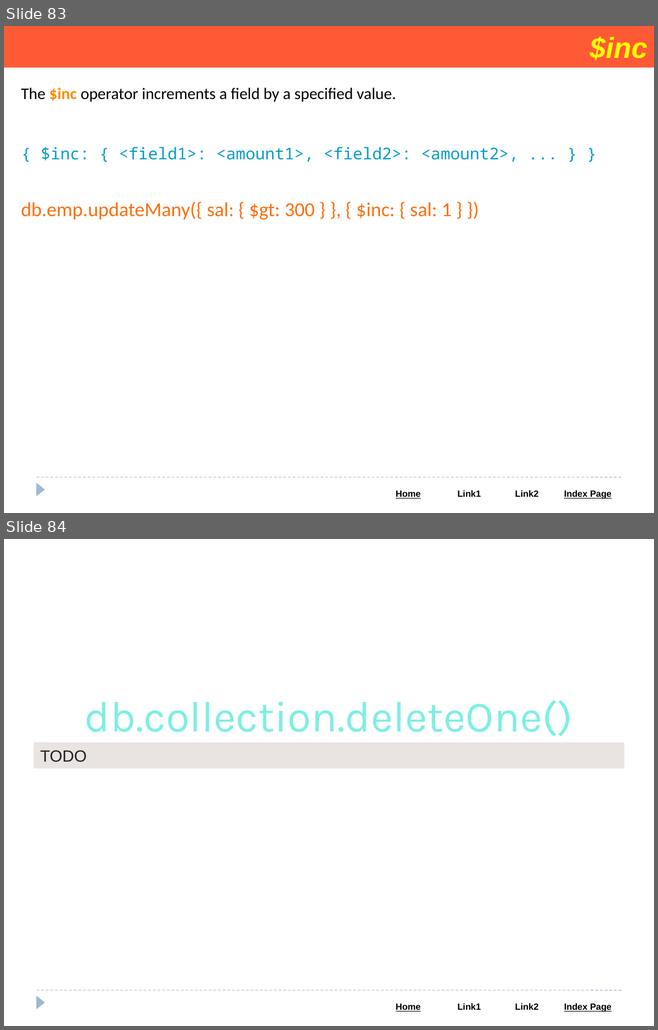
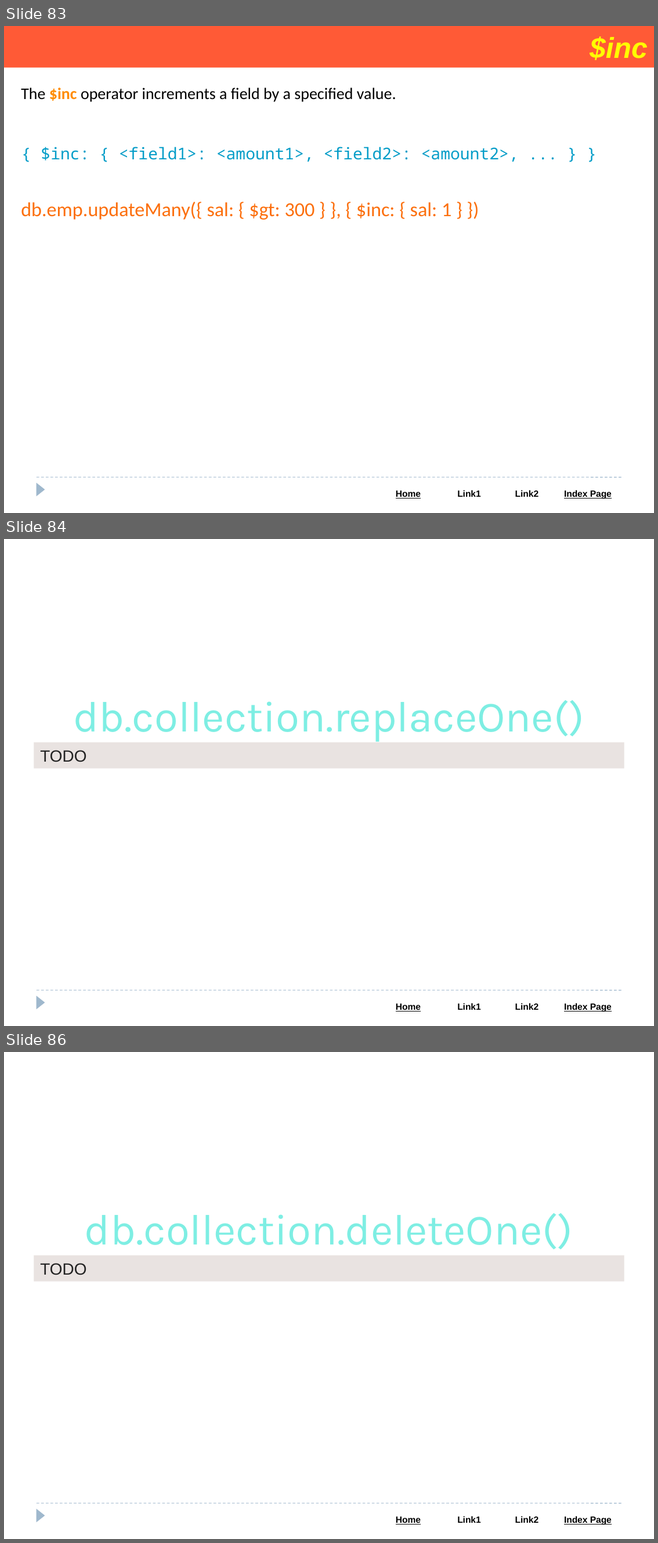
Before and after one commit to Saleel-Bagde/PPT-s, a slide deck: MongoDB PPT.pptx. Shown one above the other, each under a label of ours: slides 83 and 84 before the commit, slides 83, 84 and 86 after it; the slides between them are not shown. The pictures are 658x1030 and 658x1543 pixels, drawn with LibreOffice and Linux fonts; fonts in the diff are those of the drawing. Boxes give left, top, right and bottom in pixels: in the first picture for what was removed or moved away, otherwise in the second. Text is boxed around its words. In the diff, an @@ line names an element or a change of style, - is before the commit and + after.

```diff
--- a/MongoDB PPT.pptx
+++ b/MongoDB PPT.pptx
@@ slide 84 added at (4, 539, 654, 1026), background #FFFFFF; not listed: 3 template elements that a slide beside it also shows @@
@@ text added at (73, 700, 584, 741), 48 pt, text #7EEEE3 @@
+db.collection.replaceOne()
@@ rectangle added at (34, 743, 623, 768), fill #E9E3E1, 18 pt, text #222222 @@
+TODO
@@ what was slide 84 is now slide 86 @@
```
Also in this commit, not shown: 7 slides changed, 1 other slide added.
